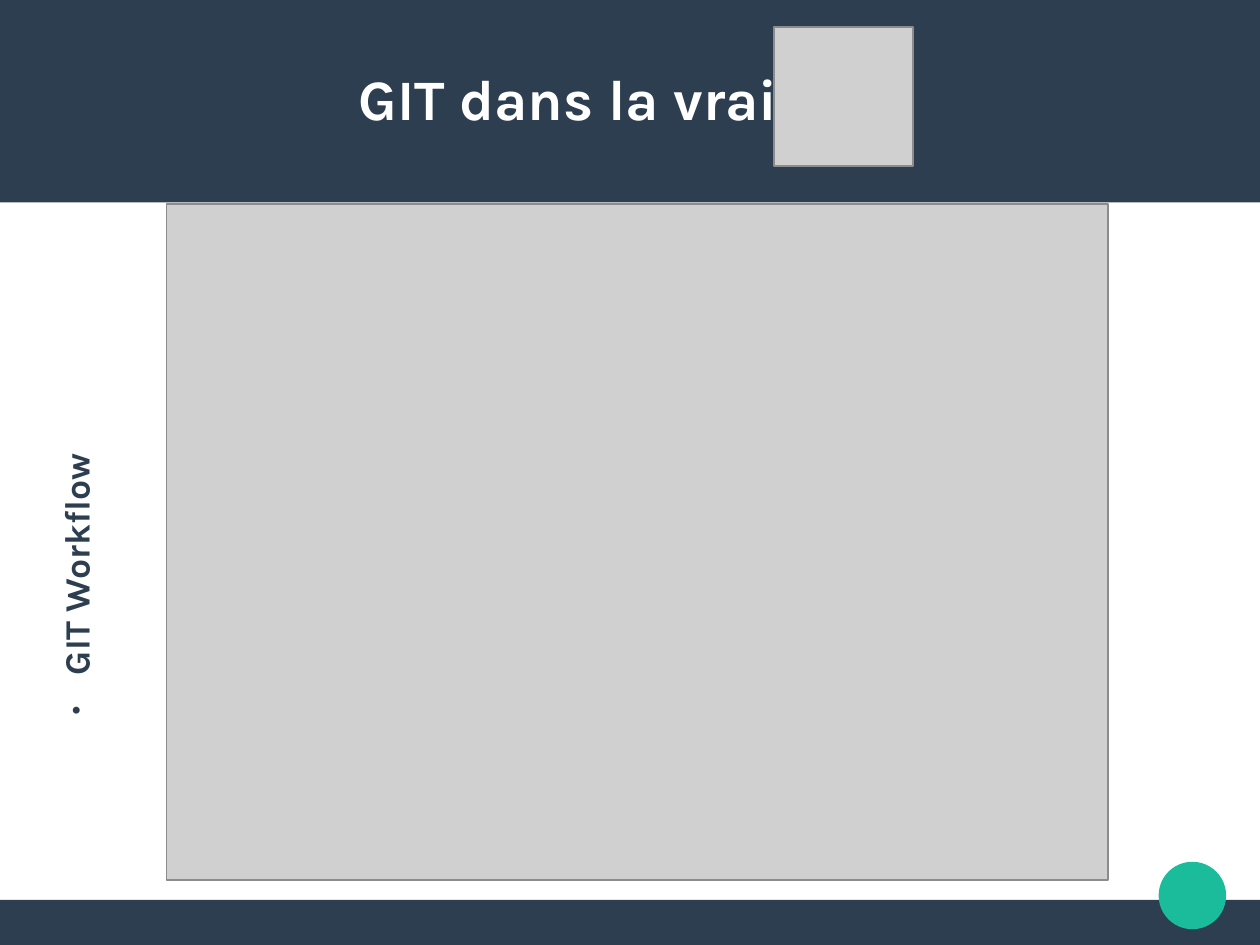
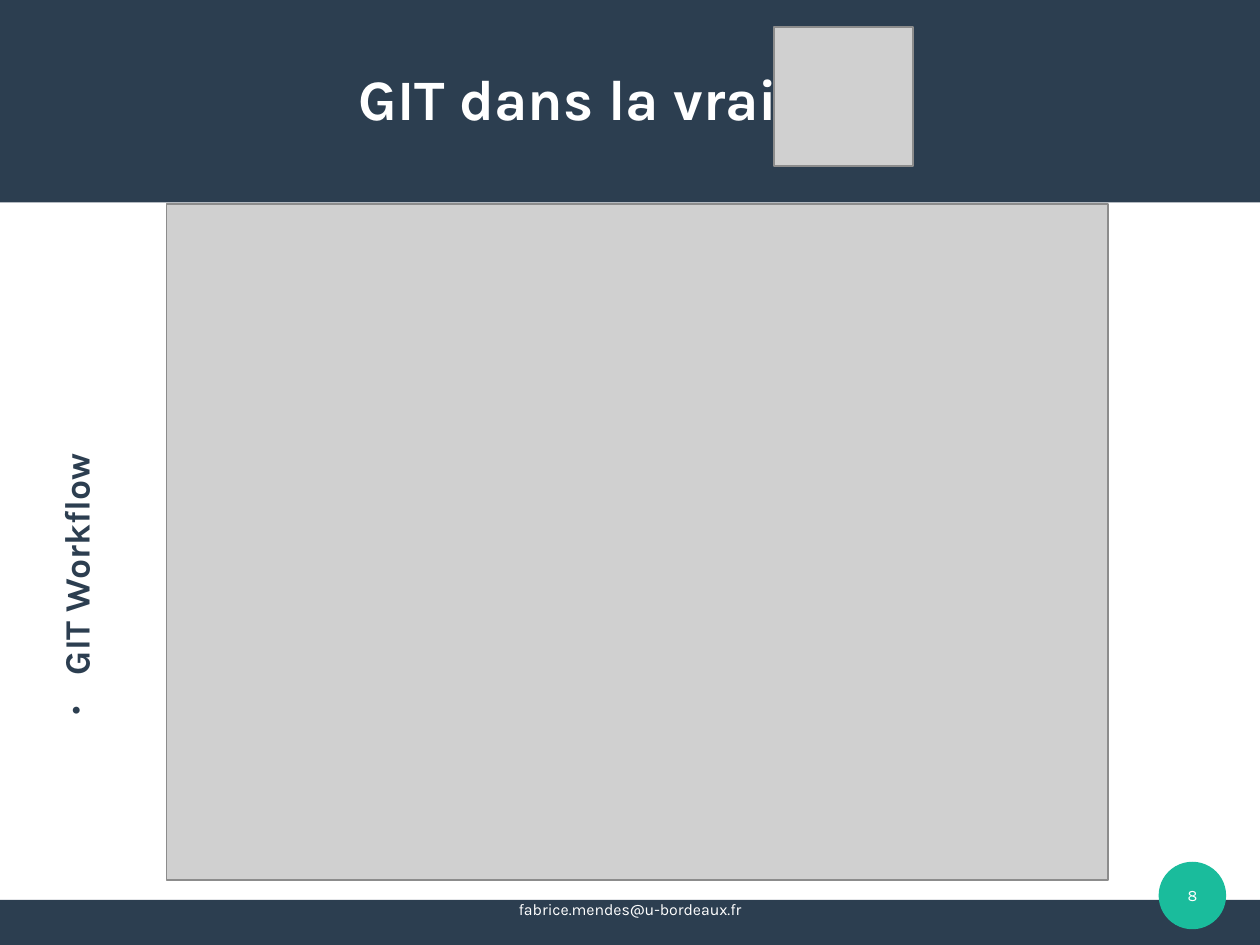
Before and after one commit to FAbOnGitHub/IntroductionGitLab, a slide deck: slide 8 of 20181008_initiation_GitLab_FM.odp. Drawn at 1260x945 pixels with LibreOffice and Linux fonts; fonts in the diff are those of the drawing; grey boxes stand for pictures; background and template pictures are left out. Boxes give left, top, right and bottom in pixels: in the first picture for what was removed or moved away, otherwise in the second. Text is boxed around its words. In the diff, an @@ line names an element or a change of style, - is before the commit and + after.

```diff
--- a/20181008_initiation_GitLab_FM.odp
+++ b/20181008_initiation_GitLab_FM.odp
@@ page number added at <box>1188,891,1198,901</box>, 10 pt, text #FFFFFF @@
+8
@@ text added at <box>519,904,742,918</box>, 10 pt, text #FFFFFF @@
+fabrice.mendes@u-bordeaux.fr
```
Also in this commit, not shown: 9 other slides changed, 6 slides added, 3 slides removed.
